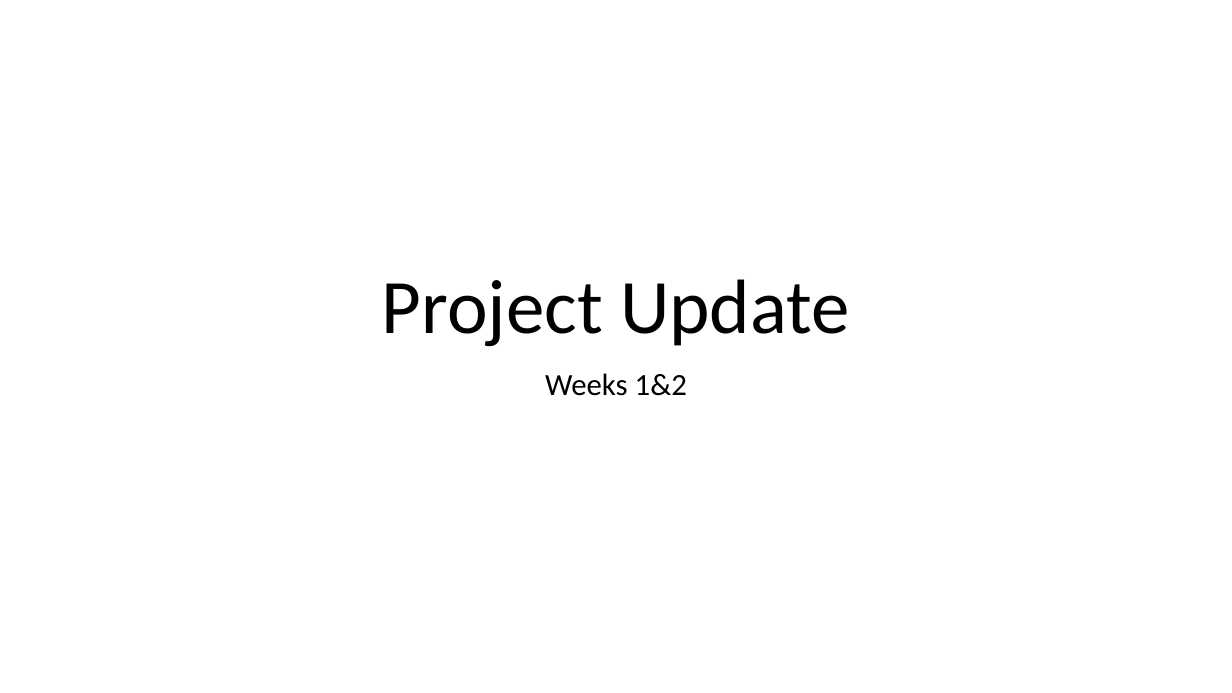
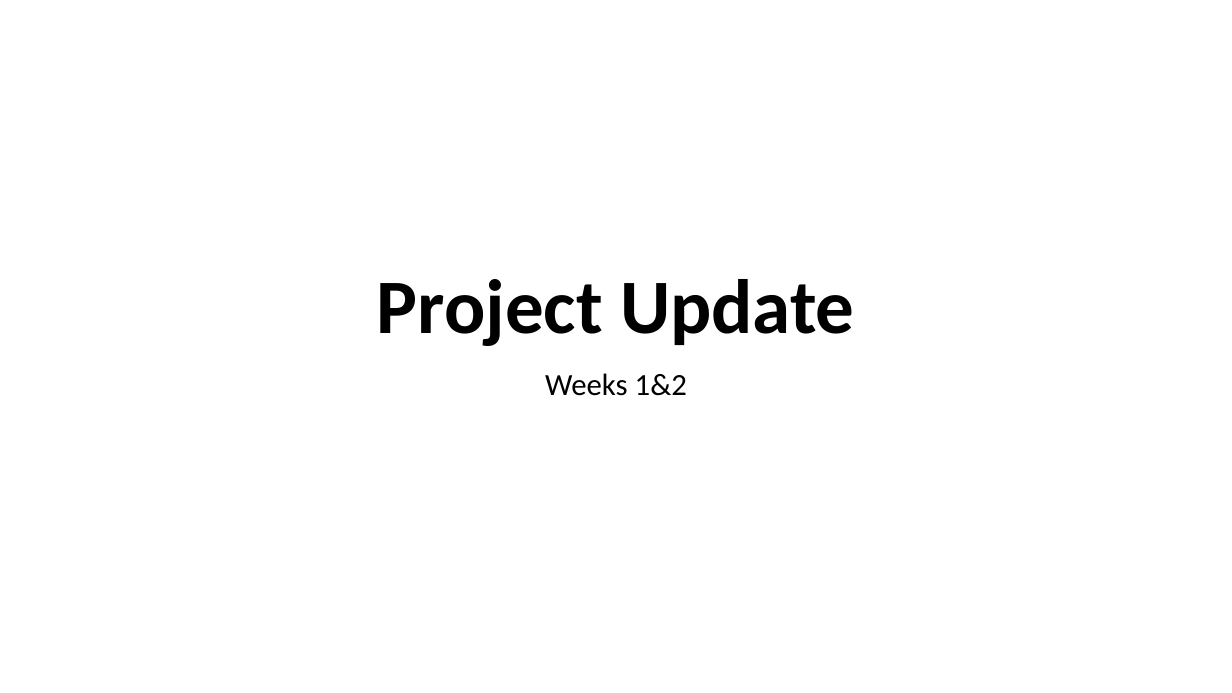
Before and after one commit to david-f-amorim/Simulating-THG-of-few-femtosecond-pulses-in-a-noble-gas-, a slide deck: slide 1 of DESY - Updates Week 1&2.pptx. Drawn at 1232x693 pixels with LibreOffice and Linux fonts; fonts in the diff are those of the drawing. Boxes give left, top, right and bottom in pixels: in the first picture for what was removed or moved away, otherwise in the second. Text is boxed around its words. In the diff, an @@ line names an element or a change of style, - is before the commit and + after.

```diff
--- a/DESY - Updates Week 1&2.pptx
+++ b/DESY - Updates Week 1&2.pptx
@@ title "Project Update" at (377,279,854,346): bold on @@
```
Also in this commit, not shown: 1 other slide changed, 1 slide added, 24 other files.
